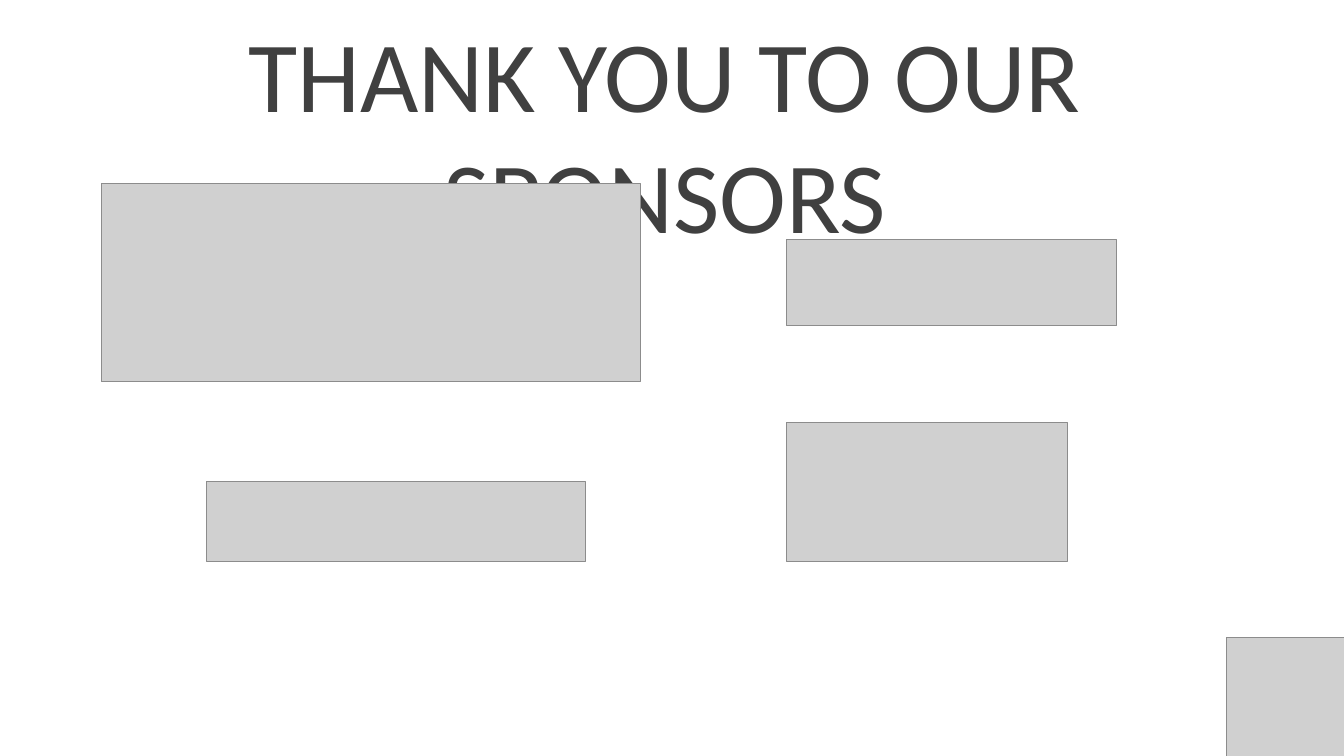
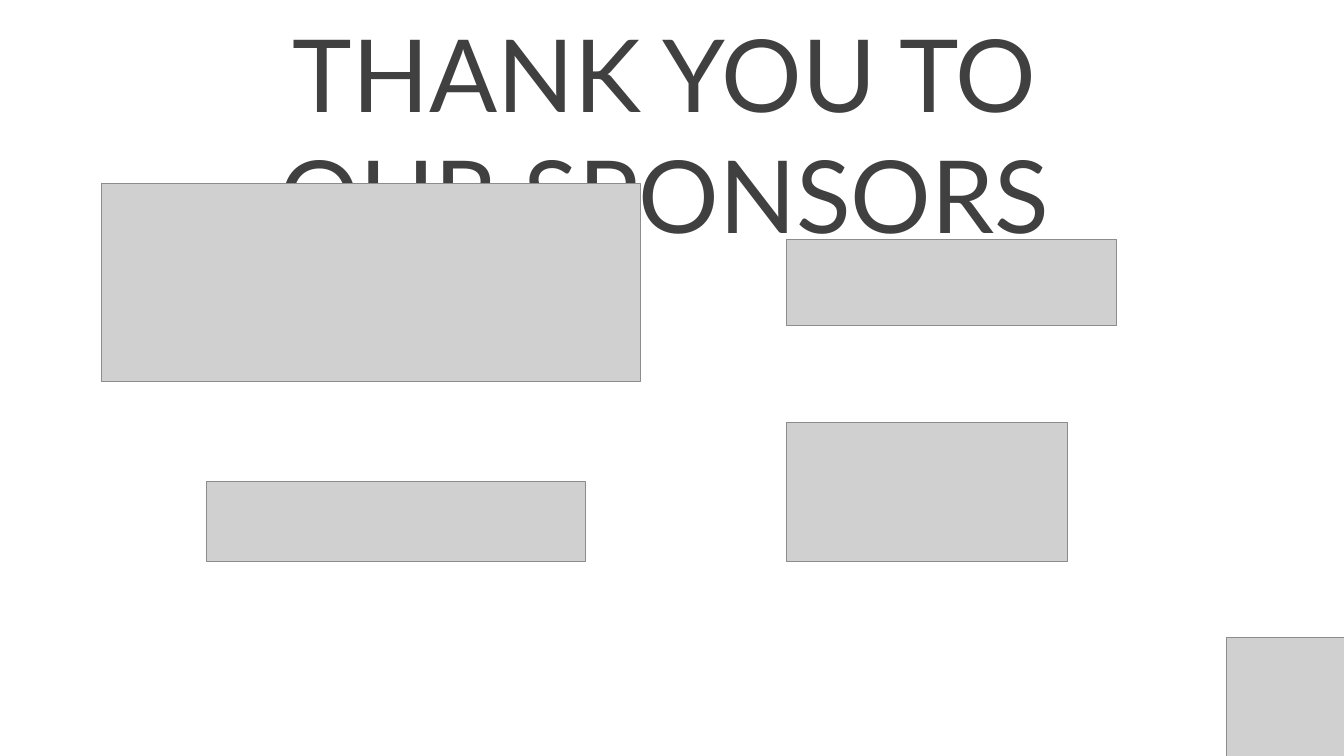
Before and after one commit to SQLDBAWithABeard/Presentations, a slide deck: slide 2 of TUGAIT 2017 dbatools/dbatools - SQL Server and PowerShell together.pptx. Drawn at 1344x756 pixels with LibreOffice and Linux fonts; fonts in the diff are those of the drawing; grey boxes stand for pictures; background and template pictures are left out. Boxes give left, top, right and bottom in pixels: in the first picture for what was removed or moved away, otherwise in the second. Text is boxed around its words. In the diff, an @@ line names an element or a change of style, - is before the commit and + after.

```diff
--- a/TUGAIT 2017 dbatools/dbatools - SQL Server and PowerShell together.pptx
+++ b/TUGAIT 2017 dbatools/dbatools - SQL Server and PowerShell together.pptx
@@ text "THANK YOU TO OUR SPONSORS" at <box>280,39,1049,251</box>: font Calibri to Lato @@
```
Also in this commit, not shown: 7 other slides changed, 1 slide added, 1 slide removed.
